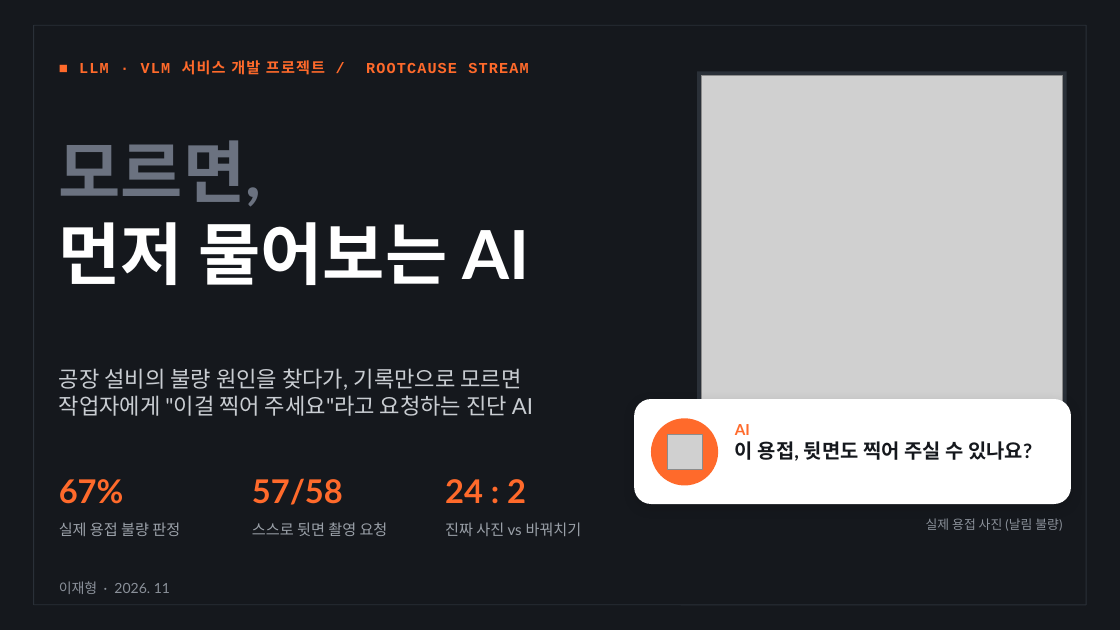
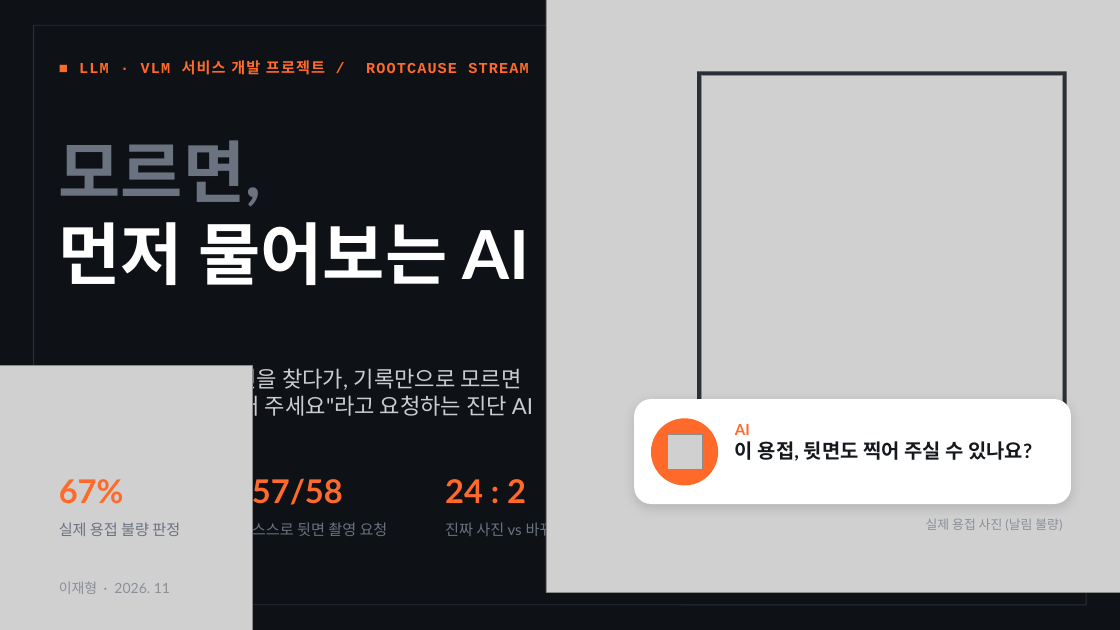
Before and after one commit to dlwogud/rootcause-stream, a slide deck: slide 1 of deck/RootCause_Stream_발표자료.pptx. Drawn at 1120x630 pixels with LibreOffice and Linux fonts; fonts in the diff are those of the drawing; grey boxes stand for pictures; background and template pictures are left out. Boxes give left, top, right and bottom in pixels: in the first picture for what was removed or moved away, otherwise in the second. Text is boxed around its words. In the diff, an @@ line names an element or a change of style, - is before the commit and + after.

```diff
--- a/deck/RootCause_Stream_발표자료.pptx
+++ b/deck/RootCause_Stream_발표자료.pptx
@@ background #15181D to picture (left out) @@
@@ picture added at [546, 0, 1120, 592] @@
@@ picture added at [0, 365, 252, 630] @@
@@ text colour #9AA0A8 to #6B7280 in 3 elements at [59, 522, 180, 536], [252, 520, 388, 540], [445, 520, 582, 540] @@
```
Also in this commit, not shown: 16 other slides changed, 8 other files.
